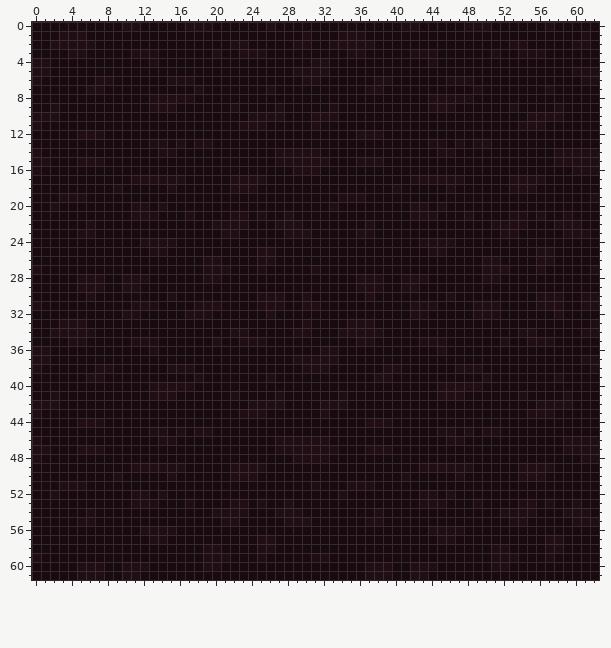
Pixel-art sprite, stored at media/tileset/room_floor.png. That is the earlier state.
The file is 63x62 pixels. Colours within 5 levels of each other are drawn and written as one.
New version:
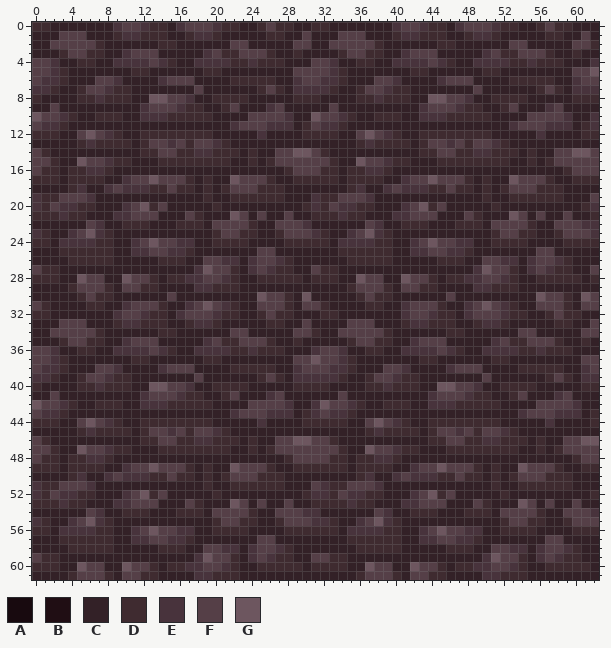
Palette (. is transparent): A #180a0f  B #200e14  C #332127  D #3f2b30  E #48333c  F #553f47  G #6d565f
What changed:
Changed rows in their new state; - is an unchanged pixel.
first column x 0:
 0 DDCCCCCCCEFFEDDCEFFFEDDCCDFDDCCDDCCCCCCCEFFEDDCEFFFEDDCCDFDDCCC
 1 CCCFFFCCCDEEDDDCCDEEDCCCCCDDCCFCCCFFFCCCDEEDDDCCDEEDCCCCCDDCCFC
 2 CCFFFFFDCCCCCCDDCCCCCCFFCCCCCFFCCFFFFFDCCCCCCDDCCCCCCFFCCCCCFFD
 3 CCCDFFDDCCEFFFCCCCCEFDDFFFDCCDCCCCDFFDDCCEFFFCCCCCEFDDFFFDCCDCC
 4 FFECCDDCCEEEEFEDCCEEEEDDEDDDCCCFFECCDDCCEEEEFEDCCEEEEDDEDDDCCCE
 5 FFEDCCCCCCCDDCCCCCCDDCCCCCCCCFFFFEDCCCCCCCDDCCCCCCDDCCCCCCCCFFG
 6 FEEDCCCFFECCCCEFFFCCCCDDDDDCCEFFEEDCCCFFECCCCEFFFCCCCDDDDDCCEFF
 7 EEDCCDFFEDDCCCCCCCFCCCCCCDFDCEEEEDCCDFFEDDCCCCCCCFCCCCCCDFDCEEE
 8 DCCCCDDEDDDCCGGFFECCDDDDCCCCCDDDCCCCDDEDDDCCGGFFECCDDDDCCCCCDDD
 9 CCFCCCCCCCCCEFFFEDDCCDFCCCEFCCCCCFCCCCCCCCCEFFFEDDCCDFCCCEFCCCC
10 GFFEDCCDDDCCEEEDDDDDCCCCFFFFECCGFFEDCCDDDCCEEEDDDDDCCCCFFFFECCE
11 FEEDCCCCCCCCCCCCCCCCCCEFFFEEECDFEEDCCCCCCCCCCCCCCCCCCEFFFEEECDE
12 DDDCCFGFEDCCDDDDDDDDCCCCCECCCCDDDDCCFGFEDCCDDDDDDDDCCCCCECCCCDD
13 CCCCCDEDDDDCDFFEFDFFEDCCCCCCCCCCCCCCDEDDDDCDFFEFDFFEDCCCCCCCCCC
14 FDCCCCCCCCCCDDFFDDEEDDDCDCCFFGGFDCCCCCCCCCCDDFFDDEEDDDCDCCFFGGF
15 FFDCCGFFEDDCCCDDDDDDDDCCDCDFFFFFFDCCGFFEDDCCCDDDDDDDDCCDCDFFFFF
16 FDDCDDEEDCCCCCCCCCCCCCCCCCCCDFFFDDCDDEEDCCCCCCCCCCCCCCCCCCCDFFF
17 DDDCDDDDCCEFFGFFFDCDCCGFFFDCCDDDDDCDDDDCCEFFGFFFDCDCCGFFFDCCDDD
18 CCCCDECCEFEEEDDFDDCDCDFFFDDDCCCCCCCDECCEFEEEDDFDDCDCDFFFDDDCCCC
19 EDDFFFECCCCCCCCCCCCDCCDDDDDDCCCEDDFFFECCCCCCCCCCCCDCCDDDDDDCCCF
20 EDFEEDDCCCEFGDFCCCCCDCCCCCCCCCDEDFEEDDCCCEFGDFCCCCCDCCCCCCCCCDE
21 DDDEDDCCCEEFFFCCCFDCCCGFCFCCFCCDDDEDDCCCEEFFFCCCFDCCCGFCFCCFCCD
22 CCCCCCFECCDDDCCCDDDCFFFFDCCFFFECCCCCCFECCDDDCCCDDDCFFFFDCCFFFEE
23 EDCCEFGEDCCCCCCCCCCCDFFDDCCDFFFEDCCEFGEDCCCCCCCCCCCDFFDDCCDFFFE
24 DDCEEEEDDCCEFGFFEECCDDDDCCCCDDDDDCEEEEDDCCEFGFFEECCDDDDCCCCDDDD
25 CCCDDDDDDCCEEFFEEDCCCCCCCFFCCCCCCCDDDDDDCCEEFFEEDCCCCCCCFFCCCCC
26 CCCCDDDDDCCCCCDDDCCFFEECEFFEDCCCCCCDDDDDCCCCCDDDCCFFEECEFFEDCCC
27 FDDCCCCCCCCCCCCCCCEGFFDCEFEDDCCFDDCCCCCCCCCCCCCCCEGFFDCEFEDDCCF
28 DDDCCGFFCCGFFDCDDEEFFEDCCDDDDDCDDDCCGFFCCGFFDCDDEEFFEDCCDDDDDCD
29 CCCCDFFFDCFFDDCCCCEEDDDCCCCCCCCCCCCDFFFDCFFDDCCCCEEDDDCCCCCCCCC
30 CCCCCDFDDCCCCCCFCCCCCCCCCGFFDCGCCCCCDFDDCCCCCCFCCCCCCCCCGFFDCGF
31 FDCCCCDDCCEFFFDCCEFGFEDCCFFFDCFFDCCCCDDCCEFFFDCCEFGFEDCCFFFDCFF
32 DDCCCCCCCEFFEDDCEFFFEDDCCDFDDCCCDDCCCCCCCEFFEDDCEFFFEDDCCDFDDCC
33 CCCFFFCCCDEEDDDCCDEEDCCCCCDDCCFCCCCFFFCCCDEEDDDCCDEEDCCCCCDDCCF
34 CCFFFFFDCCCCCCDDCCCCCCFFCCCCCFFDCCFFFFFDCCCCCCDDCCCCCCFFCCCCCFF
35 CCCDFFDDCCEFFFCCCCCEFDDFFFDCCDCCCCCDFFDDCCEFFFCCCCCEFDDFFFDCCDC
36 FFECCDDCCEEEEFEDCCEEEEDDEDDDCCCEFFECCDDCCEEEEFEDCCEEEEDDEDDDCCC
37 FFEDCCCCCCCDDCCCCCCDDCCCCCCCCFFGFFEDCCCCCCCDDCCCCCCDDCCCCCCCCFF
38 FEEDCCCFFECCCCEFFFCCCCDDDDDCCEFFFEEDCCCFFECCCCEFFFCCCCDDDDDCCEF
39 EEDCCDFFEDDCCCCCCCFCCCCCCDFDCEEEEEDCCDFFEDDCCCCCCCFCCCCCCDFDCEE
40 DCCCCDDEDDDCCGGFFECCDDDDCCCCCDDDDCCCCDDEDDDCCGGFFECCDDDDCCCCCDD
41 CCFCCCCCCCCCEFFFEDDCCDFCCCEFCCCCCCFCCCCCCCCCEFFFEDDCCDFCCCEFCCC
42 GFFEDCCDDDCCEEEDDDDDCCCCFFFFECCEGFFEDCCDDDCCEEEDDDDDCCCCFFFFECC
43 FEEDCCCCCCCCCCCCCCCCCCEFFFEEECDEFEEDCCCCCCCCCCCCCCCCCCEFFFEEECD
44 DDDCCFGFEDCCDDDDDDDDCCCCCECCCCDDDDDCCFGFEDCCDDDDDDDDCCCCCECCCCD
45 CCCCCDEDDDDCDFFEFDFFEDCCCCCCCCCCCCCCCDEDDDDCDFFEFDFFEDCCCCCCCCC
46 FDCCCCCCCCCCDDFFDDEEDDDCDCCFFGGFFDCCCCCCCCCCDDFFDDEEDDDCDCCFFGG
47 FFDCCGFFEDDCCCDDDDDDDDCCDCDFFFFFFFDCCGFFEDDCCCDDDDDDDDCCDCDFFFF
48 FDDCDDEEDCCCCCCCCCCCCCCCCCCCDFFFFDDCDDEEDCCCCCCCCCCCCCCCCCCCDFF
49 DDDCDDDDCCEFFGFFFDCDCCGFFFDCCDDDDDDCDDDDCCEFFGFFFDCDCCGFFFDCCDD
50 CCCCDECCEFEEEDDFDDCDCDFFFDDDCCCCCCCCDECCEFEEEDDFDDCDCDFFFDDDCCC
51 EDDFFFECCCCCCCCCCCCDCCDDDDDDCCCFEDDFFFECCCCCCCCCCCCDCCDDDDDDCCC
52 EDFEEDDCCCEFGDFCCCCCDCCCCCCCCCDEEDFEEDDCCCEFGDFCCCCCDCCCCCCCCCD
53 DDDEDDCCCEEFFFCCCFDCCCGFCFCCFCCDDDDEDDCCCEEFFFCCCFDCCCGFCFCCFCC
54 CCCCCCFECCDDDCCCDDDCFFFFDCCFFFEECCCCCCFECCDDDCCCDDDCFFFFDCCFFFE
55 EDCCEFGEDCCCCCCCCCCCDFFDDCCDFFFEEDCCEFGEDCCCCCCCCCCCDFFDDCCDFFF
56 DDCEEEEDDCCEFGFFEECCDDDDCCCCDDDDDDCEEEEDDCCEFGFFEECCDDDDCCCCDDD
57 CCCDDDDDDCCEEFFEEDCCCCCCCFFCCCCCCCCDDDDDDCCEEFFEEDCCCCCCCFFCCCC
58 CCCCDDDDDCCCCCDDDCCFFEECEFFEDCCCCCCCDDDDDCCCCCDDDCCFFEECEFFEDCC
59 FDDCCCCCCCCCCCCCCCEGFFDCEFEDDCCFFDDCCCCCCCCCCCCCCCEGFFDCEFEDDCC
60 DDDCCGFFCCGFFDCDDEEFFEDCCDDDDDCDDDDCCGFFCCGFFDCDDEEFFEDCCDDDDDC
61 CCCCDFFFDCFFDDCCCCEEDDDCCCCCCCCCCCCCDFFFDCFFDDCCCCEEDDDCCCCCCCC
